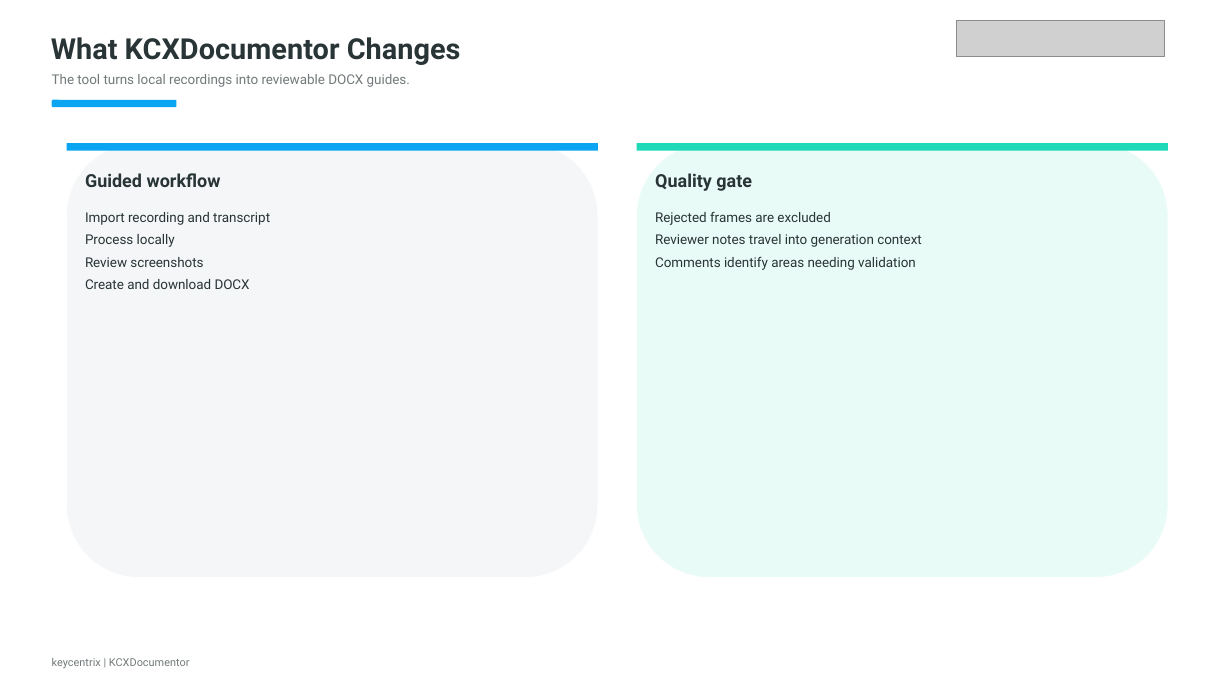
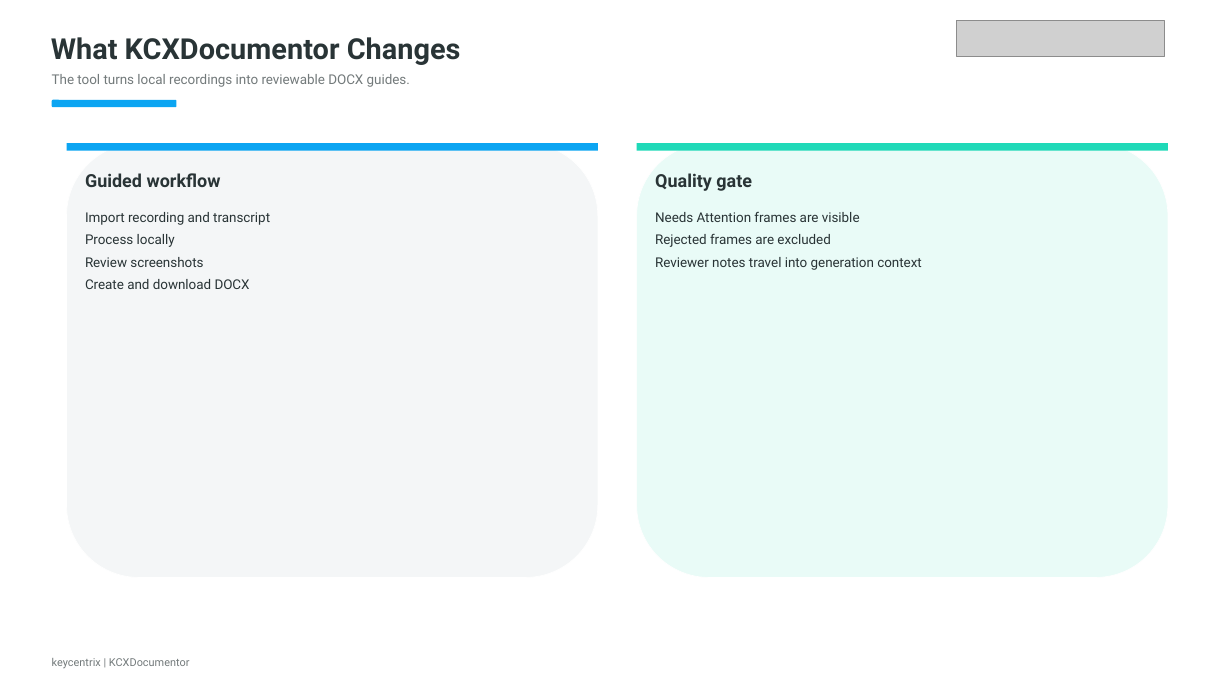
Before and after one commit to damienjames53/KCXDocumentor, a slide deck: slide 3 of docs/prototype-collateral/KCXDocumentor - Executive Pitch Deck.pptx. Drawn at 1232x693 pixels with LibreOffice and Linux fonts; fonts in the diff are those of the drawing; grey boxes stand for pictures; background and template pictures are left out. Boxes give left, top, right and bottom in pixels: in the first picture for what was removed or moved away, otherwise in the second. Text is boxed around its words. In the diff, an @@ line names an element or a change of style, - is before the commit and + after.

```diff
--- a/docs/prototype-collateral/KCXDocumentor - Executive Pitch Deck.pptx
+++ b/docs/prototype-collateral/KCXDocumentor - Executive Pitch Deck.pptx
@@ text at [655,212,860,222]: paragraph added @@
+Needs Attention frames are visible
@@ text at [655,257,916,270]: paragraph removed @@
-Comments identify areas needing validation
```
Also in this commit, not shown: 2 other slides changed, 21 other files.
